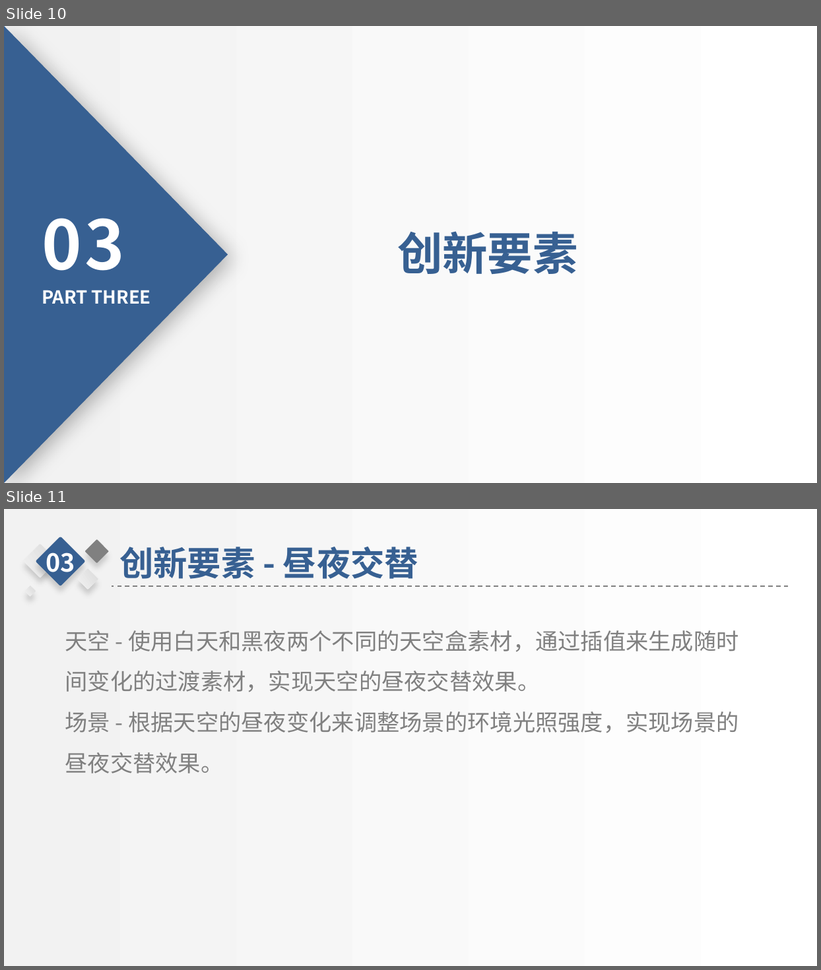
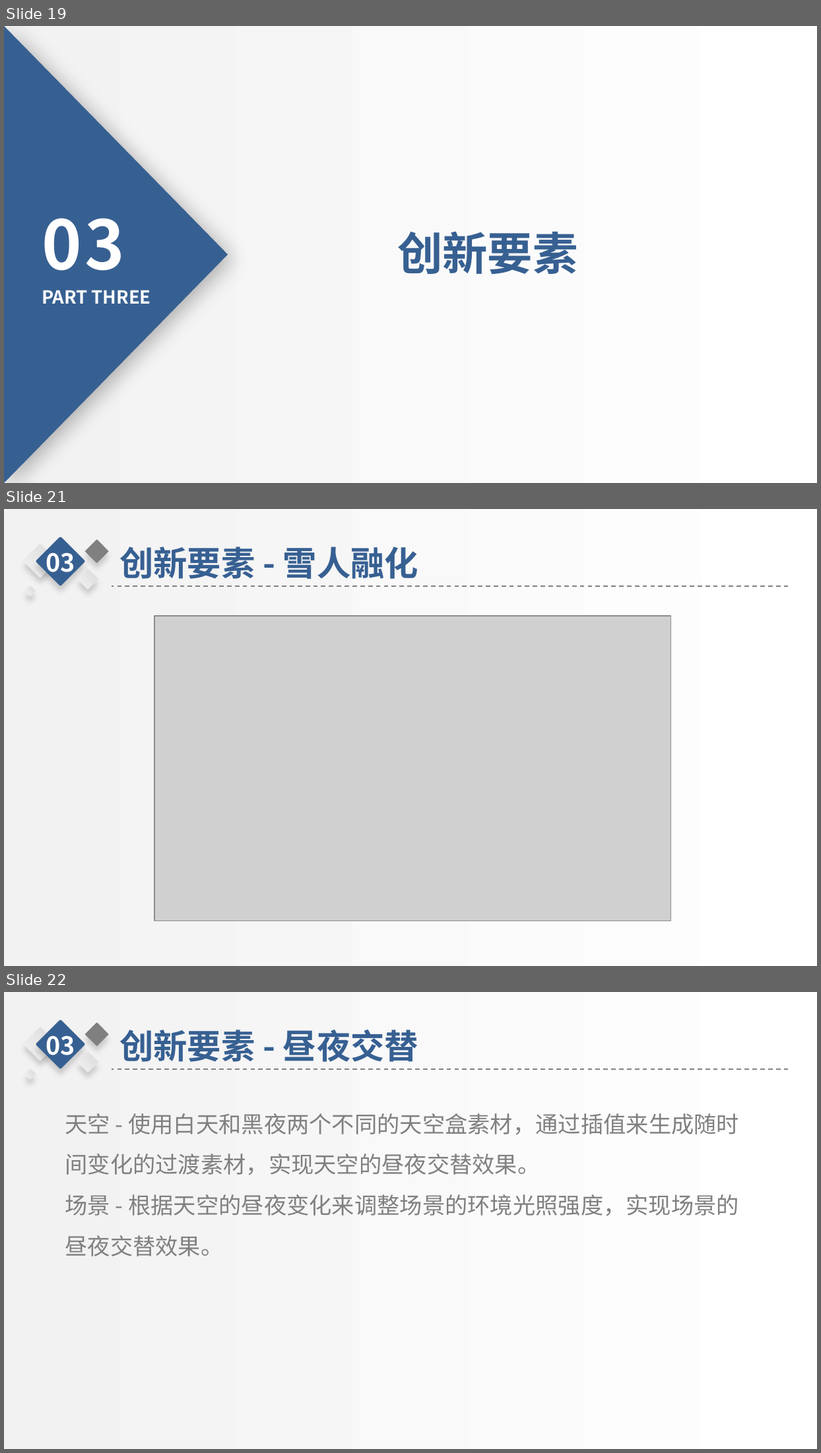
Before and after one commit to sysu-cg/Dashboard, a slide deck: FinalProject_v0/doc/期末展示.pptx. Shown one above the other, each under a label of ours: slides 10 and 11 before the commit, slides 19, 21 and 22 after it; the slides between them are not shown. The pictures are 821x970 and 821x1453 pixels, drawn with LibreOffice and Linux fonts; fonts in the diff are those of the drawing; grey boxes stand for pictures; background and template pictures are left out. Boxes give left, top, right and bottom in pixels: in the first picture for what was removed or moved away, otherwise in the second. Text is boxed around its words. In the diff, an @@ line names an element or a change of style, - is before the commit and + after.

```diff
--- a/FinalProject_v0/doc/期末展示.pptx
+++ b/FinalProject_v0/doc/期末展示.pptx
@@ slide 21 added at (x1=4, y1=509, x2=817, y2=966), background picture (left out); not listed: 1 template element that a slide beside it also shows @@
@@ group added at (x1=24, y1=537, x2=789, y2=597): 5 rounded rectangles, 2 texts, 1 line @@
+创新要素 - 雪人融化
+03
@@ picture added at (x1=154, y1=617, x2=671, y2=922) @@
@@ what was slide 10 is now slide 19 @@
@@ what was slide 11 is now slide 22 @@
```
Also in this commit, not shown: 11 other slides added, 4 other files.
